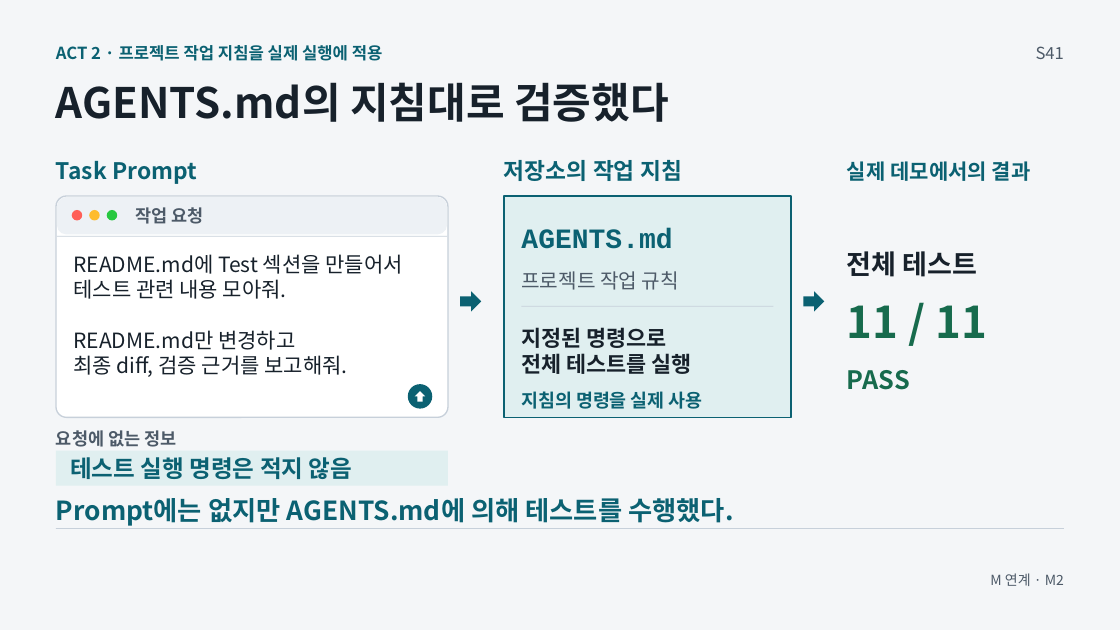
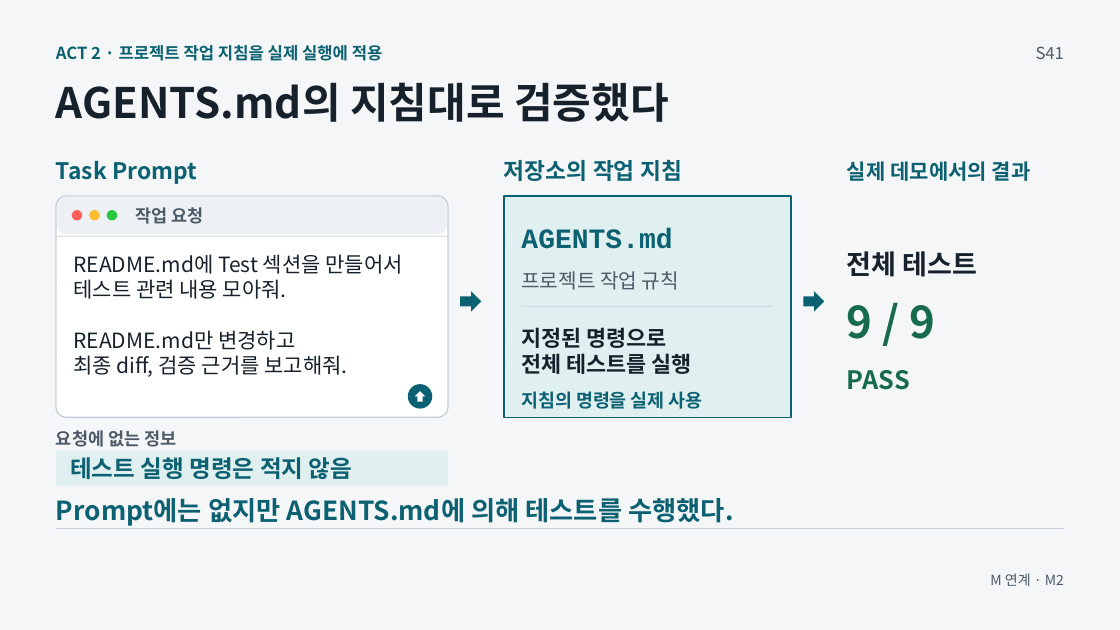
Before and after one commit to GideokKim/ai-dev-training, a slide deck: slide 4 of production/ACT_2.pptx. Drawn at 1120x630 pixels with LibreOffice and Linux fonts; fonts in the diff are those of the drawing. Boxes give left, top, right and bottom in pixels: in the first picture for what was removed or moved away, otherwise in the second. Text is boxed around its words. In the diff, an @@ line names an element or a change of style, - is before the commit and + after.

```diff
--- a/production/ACT_2.pptx
+++ b/production/ACT_2.pptx
@@ text at (847,305,936,339): text changed @@
-11 / 11
+9 / 9
```
Also in this commit, not shown: 17 other files.
